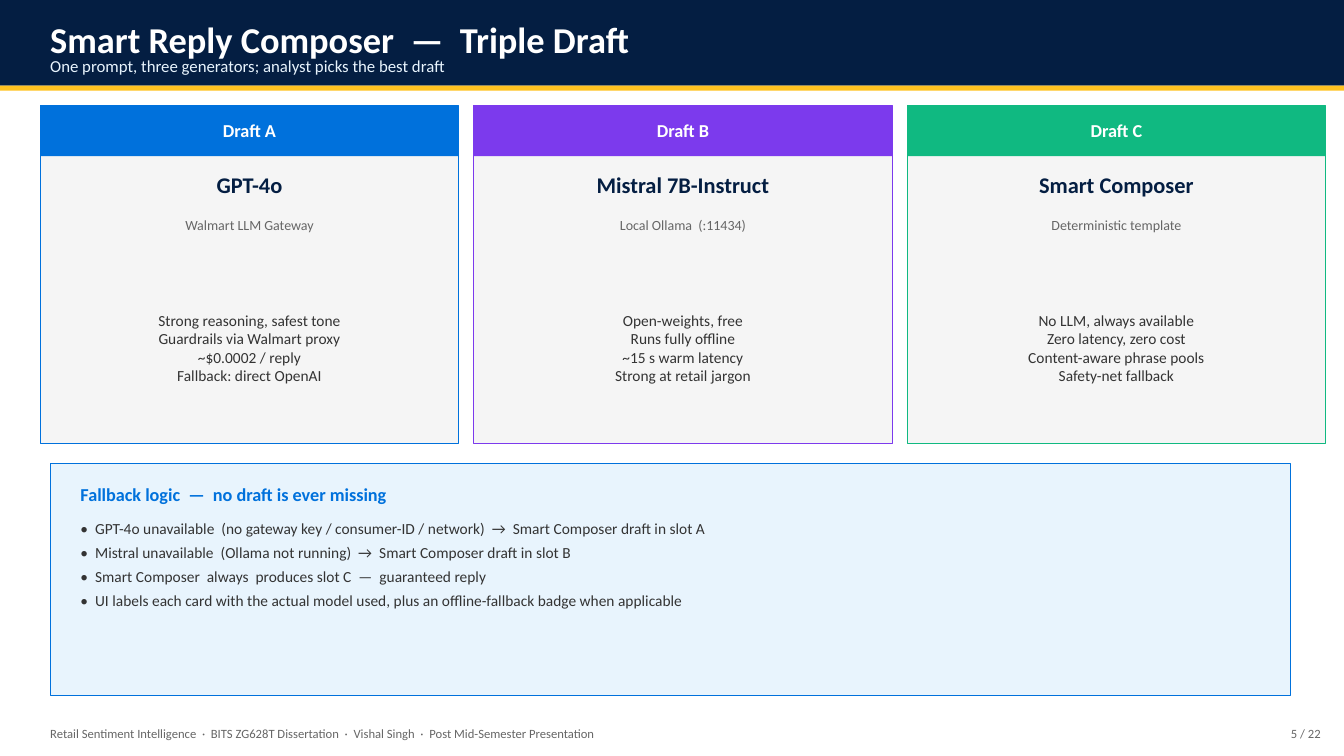
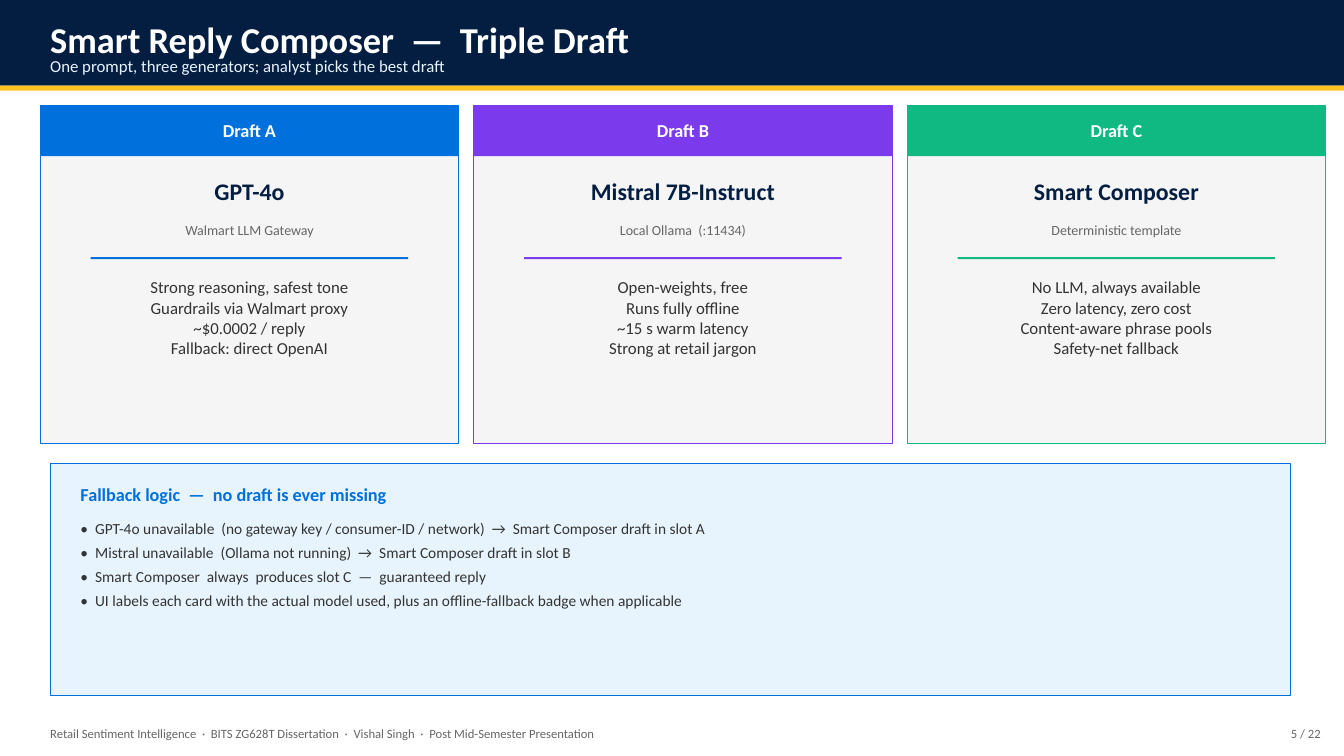
Before and after one commit to vishalvishal099/Retail-Sentiment-Intelligence, a slide deck: slide 5 of docs/Sem_4/FINAL_PRESENTATION_VishalSingh_2020AA05641.pptx. Drawn at 1344x756 pixels with LibreOffice and Linux fonts; fonts in the diff are those of the drawing. Boxes give left, top, right and bottom in pixels: in the first picture for what was removed or moved away, otherwise in the second. Text is boxed around its words. In the diff, an @@ line names an element or a change of style, - is before the commit and + after.

```diff
--- a/docs/Sem_4/FINAL_PRESENTATION_VishalSingh_2020AA05641.pptx
+++ b/docs/Sem_4/FINAL_PRESENTATION_VishalSingh_2020AA05641.pptx
@@ size 16 to 17 pt in 3 elements at [214, 184, 284, 200], [591, 183, 775, 200], [1034, 184, 1198, 204] @@
@@ text "Walmart LLM Gateway": place and size @@
-text "Walmart LLM Gateway" at [185, 220, 313, 232]
+text "Walmart LLM Gateway" at [185, 225, 313, 237]
@@ text "Local Ollama (:11434)": place and size @@
-text "Local Ollama (:11434)" at [620, 220, 746, 232]
+text "Local Ollama (:11434)" at [620, 225, 746, 237]
@@ text "Deterministic template": place and size @@
-text "Deterministic template" at [1051, 220, 1181, 232]
+text "Deterministic template" at [1051, 225, 1181, 237]
@@ rectangle added at [91, 257, 408, 259], fill #0071DC @@
@@ rectangle added at [524, 257, 842, 259], fill #7C3AED @@
@@ rectangle added at [958, 257, 1275, 259], fill #10B981 @@
@@ text "Strong reasoning, safest tone": place and size @@
-text "Strong reasoning, safest tone" at [158, 315, 340, 384]
+text "Strong reasoning, safest tone" at [150, 281, 348, 357]
@@ text "Open-weights, free": place and size @@
-text "Open-weights, free" at [615, 315, 751, 384]
+text "Open-weights, free" at [609, 281, 756, 357]
@@ size 11 to 12 pt; vertical alignment middle to top in 3 elements at [150, 281, 348, 357], [609, 281, 756, 357], [1021, 281, 1212, 357] @@
@@ text "No LLM, always available": place and size @@
-text "No LLM, always available" at [1028, 315, 1204, 384]
+text "No LLM, always available" at [1021, 281, 1212, 357]
```
Also in this commit, not shown: 15 other slides changed, 2 other files.
